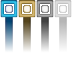
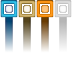
Layers edited between the first and the second (72, 67) image:
added layer "Orange" above "White" over [36, 0, 54, 51]
hid "White" over [36, 0, 54, 51]
